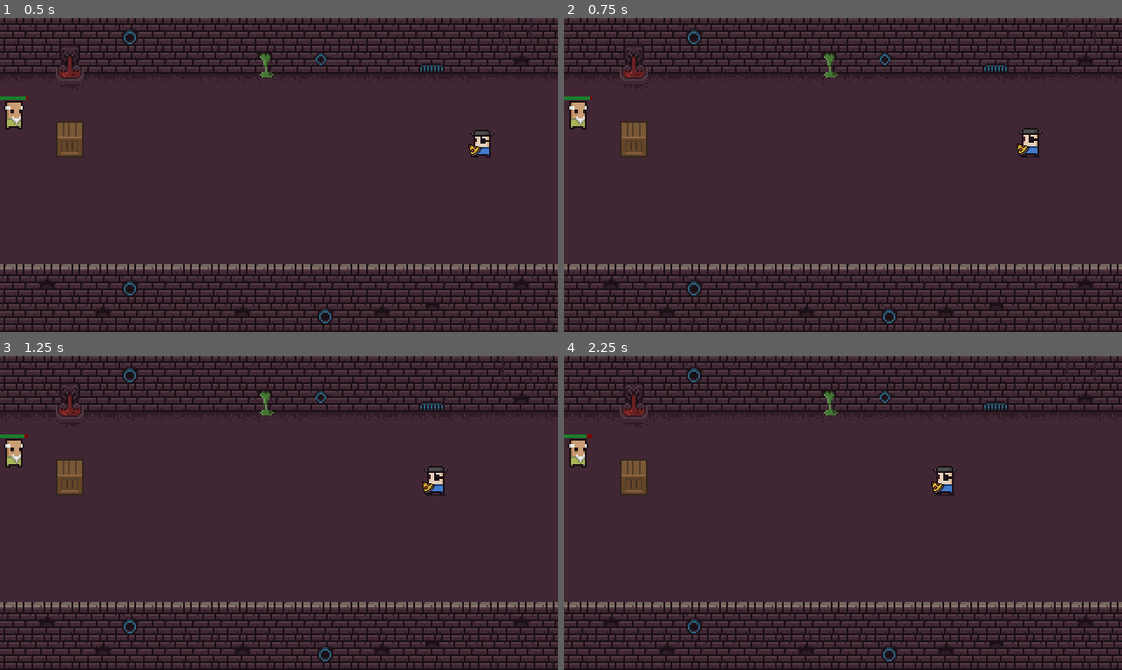
Above: before the commit, frames 1-4 (two rows, left to right).
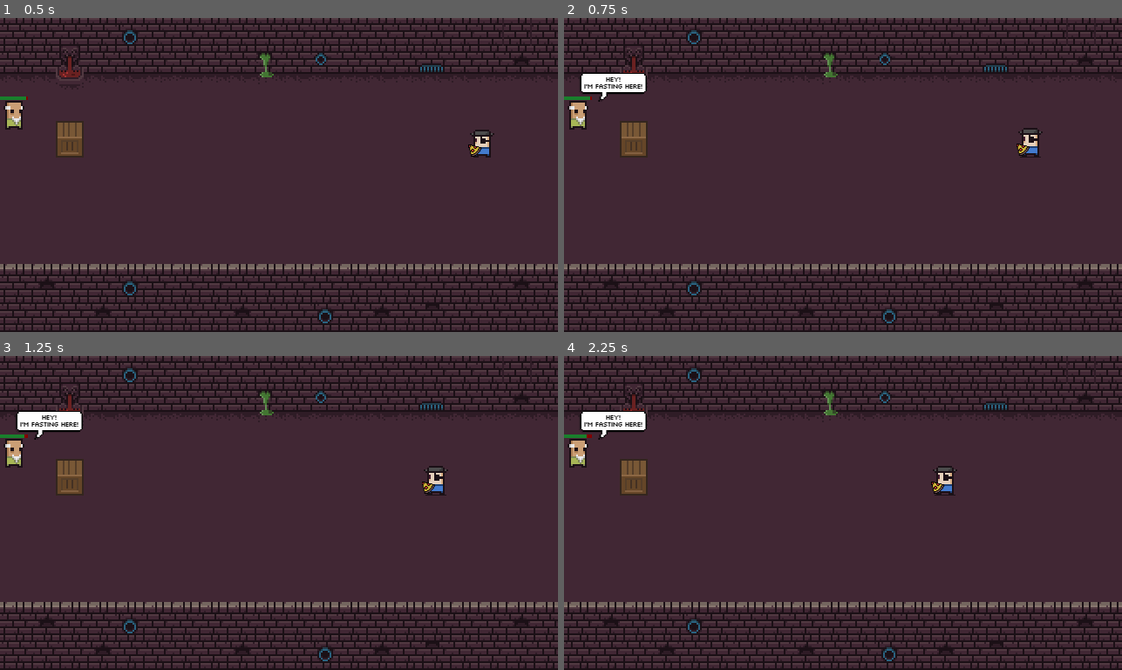
Above: after the commit, the same moments.

Repository: fantastic-jam/fantastic-diet
Game: Godot game, scene res://World.tscn
Two runs of this game, one before a commit and one after it. Both use one fixed random seed, a clock stepped at 60 frames per second and the inputs below.
Inputs:
- Up to frame 1 (0.5 s): no input
- Up to frame 2 (0.75 s): tap Space (eat_0, bound only after the commit) at 0.6 s
- Up to frame 3 (1.25 s): no input
- Up to frame 4 (2.25 s): tap Space (eat_0, bound only after the commit) at 1.35, 2.1 s

Frame 1 is identical in both runs. In frame 2, 0.8% of the frame differs, in the area x 2-15%, y 17-27%; in frame 3, 0.8%; in frame 4, 0.8%.

Commit message:
keyboard support

Diff:
--- a/project.godot
+++ b/project.godot
@@ -43,31 +43,39 @@
 move_left_0={
 "deadzone": 0.5,
 "events": [ Object(InputEventJoypadMotion,"resource_local_to_scene":false,"resource_name":"","device":0,"axis":0,"axis_value":-1.0,"script":null)
+, Object(InputEventKey,"resource_local_to_scene":false,"resource_name":"","device":0,"alt":false,"shift":false,"control":false,"meta":false,"command":false,"pressed":false,"scancode":81,"unicode":0,"echo":false,"script":null)
  ]
 }
 move_right_0={
 "deadzone": 0.5,
 "events": [ Object(InputEventJoypadMotion,"resource_local_to_scene":false,"resource_name":"","device":0,"axis":0,"axis_value":1.0,"script":null)
+, Object(InputEventKey,"resource_local_to_scene":false,"resource_name":"","device":0,"alt":false,"shift":false,"control":false,"meta":false,"command":false,"pressed":false,"scancode":68,"unicode":0,"echo":false,"script":null)
  ]
 }
 move_up_0={
 "deadzone": 0.5,
 "events": [ Object(InputEventJoypadMotion,"resource_local_to_scene":false,"resource_name":"","device":0,"axis":1,"axis_value":-1.0,"script":null)
+, Object(InputEventKey,"resource_local_to_scene":false,"resource_name":"","device":0,"alt":false,"shift":false,"control":false,"meta":false,"command":false,"pressed":false,"scancode":90,"unicode":0,"echo":false,"script":null)
  ]
 }
 move_down_0={
 "deadzone": 0.5,
 "events": [ Object(InputEventJoypadMotion,"resource_local_to_scene":false,"resource_name":"","device":0,"axis":1,"axis_value":1.0,"script":null)
+, Object(InputEventKey,"resource_local_to_scene":false,"resource_name":"","device":0,"alt":false,"shift":false,"control":false,"meta":false,"command":false,"pressed":false,"scancode":83,"unicode":0,"echo":false,"script":null)
  ]
 }
 eat_0={
 "deadzone": 0.5,
 "events": [ Object(InputEventJoypadButton,"resource_local_to_scene":false,"resource_name":"","device":0,"button_index":0,"pressure":0.0,"pressed":false,"script":null)
+, Object(InputEventKey,"resource_local_to_scene":false,"resource_name":"","device":0,"alt":false,"shift":false,"control":false,"meta":false,"command":false,"pressed":false,"scancode":32,"unicode":0,"echo":false,"script":null)
+, Object(InputEventMouseButton,"resource_local_to_scene":false,"resource_name":"","device":0,"alt":false,"shift":false,"control":false,"meta":false,"command":false,"button_mask":0,"position":Vector2( 0, 0 ),"global_position":Vector2( 0, 0 ),"factor":1.0,"button_index":1,"pressed":false,"doubleclick":false,"script":null)
  ]
 }
 shout_0={
 "deadzone": 0.5,
 "events": [ Object(InputEventJoypadButton,"resource_local_to_scene":false,"resource_name":"","device":0,"button_index":2,"pressure":0.0,"pressed":false,"script":null)
+, Object(InputEventKey,"resource_local_to_scene":false,"resource_name":"","device":0,"alt":false,"shift":false,"control":false,"meta":false,"command":false,"pressed":false,"scancode":32,"unicode":0,"echo":false,"script":null)
+, Object(InputEventMouseButton,"resource_local_to_scene":false,"resource_name":"","device":0,"alt":false,"shift":false,"control":false,"meta":false,"command":false,"button_mask":0,"position":Vector2( 0, 0 ),"global_position":Vector2( 0, 0 ),"factor":1.0,"button_index":1,"pressed":false,"doubleclick":false,"script":null)
  ]
 }
 
